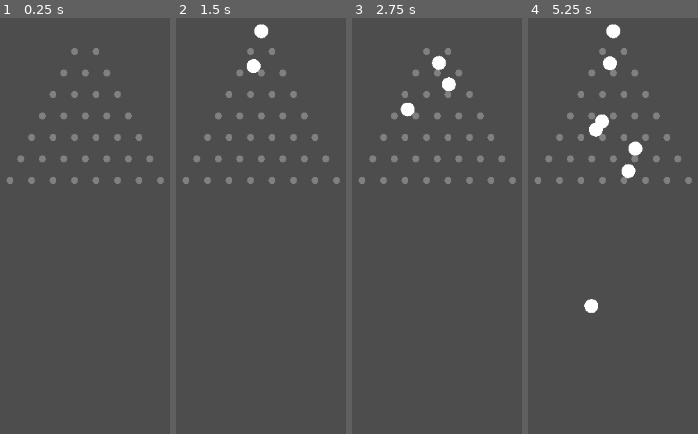
Above: before the commit, frames 1-4 (left to right).
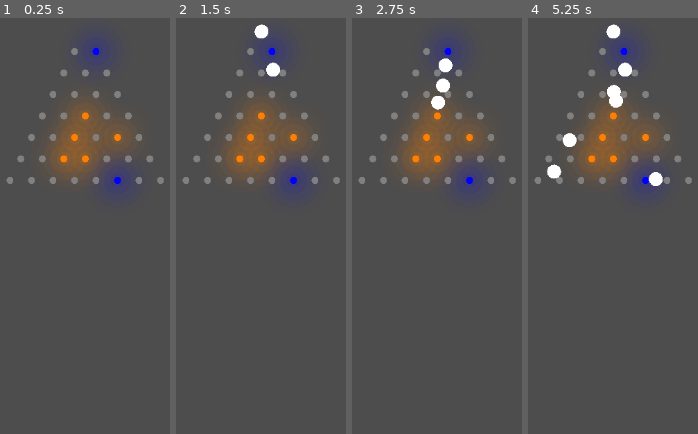
Above: after the commit, the same moments.

Repository: YouthHalo/Plinko-Balatro-like
Game: Godot game, scene res://scenes/main_game.tscn
The game is run twice, just before and just after one commit, with the same random seed, the same clock (stepped at 60 frames per second) and the same inputs.
Inputs (mouse positions are in pixels of both pictures, inside the frame that each line leads up to):
- Up to frame 1 (0.25 s): no input
- Up to frame 2 (1.5 s): tap Enter at 0.5 s; move the mouse to (outside the picture) at 0.52 s; click (outside the picture) at 0.67 s; move the mouse to (235, 230) at 1.27 s; click (235, 230) at 1.42 s
- Up to frame 3 (2.75 s): move the mouse to (outside the picture) at 2.02 s; click (outside the picture) at 2.17 s
- Up to frame 4 (5.25 s): move the mouse to (outside the picture) at 2.77 s; click (outside the picture) at 2.92 s; move the mouse to (outside the picture) at 3.52 s; click (outside the picture) at 3.67 s; move the mouse to (outside the picture) at 4.27 s; click (outside the picture) at 4.42 s; move the mouse to (outside the picture) at 5.02 s; click (outside the picture) at 5.17 s

The runs differ from the first frame. In frame 1, 6.7% of the frame differs, in the area x 29-78%, y 4-43%; in frame 2, 7.2%; in frame 3, 7.5%; in frame 4, 8.6%, in the area x 11-80%, y 1-71%.

Commit message:
Update to latest Godot version

Diff:
--- a/project.godot
+++ b/project.godot
@@ -12,7 +12,7 @@
 
 config/name="Plinko Balatro-like"
 run/main_scene="res://scenes/main_game.tscn"
-config/features=PackedStringArray("4.3", "Mobile")
+config/features=PackedStringArray("4.4", "Mobile")
 config/icon="res://icon.svg"
 
 [rendering]
--- a/scenes/main_game.tscn
+++ b/scenes/main_game.tscn
@@ -1,7 +1,8 @@
-[gd_scene load_steps=3 format=3 uid="uid://bqmneqwjhmsf7"]
+[gd_scene load_steps=4 format=3 uid="uid://bqmneqwjhmsf7"]
 
-[ext_resource type="Script" path="res://scripts/main_game.gd" id="1_d1m02"]
-[ext_resource type="Script" path="res://scripts/plinko_peg_maker.gd" id="3_sni5n"]
+[ext_resource type="Script" uid="uid://bossseiyuvinr" path="res://scripts/main_game.gd" id="1_d1m02"]
+[ext_resource type="PackedScene" uid="uid://bsma8uu1oky3l" path="res://scenes/payout_box.tscn" id="3_d2op2"]
+[ext_resource type="Script" uid="uid://dg5ms1jh4h2mt" path="res://scripts/plinko_peg_maker.gd" id="3_sni5n"]
 
 [node name="Main Game" type="Node2D"]
 script = ExtResource("1_d1m02")
@@ -9,3 +10,5 @@
 [node name="Plinko Peg Maker" type="Node2D" parent="."]
 position = Vector2(384, 65)
 script = ExtResource("3_sni5n")
+
+[node name="Payout Box" parent="." instance=ExtResource("3_d2op2")]
--- a/scenes/payout_box.tscn
+++ b/scenes/payout_box.tscn
@@ -1,8 +1,13 @@
 [gd_scene load_steps=2 format=3 uid="uid://bsma8uu1oky3l"]
 
 [sub_resource type="RectangleShape2D" id="RectangleShape2D_pw8ko"]
+size = Vector2(30, 30)
 
 [node name="Payout Box" type="StaticBody2D"]
 
 [node name="CollisionShape2D" type="CollisionShape2D" parent="."]
 shape = SubResource("RectangleShape2D_pw8ko")
+
+[node name="MeshInstance2D" type="MeshInstance2D" parent="."]
+position = Vector2(1.90735e-06, -1.78814e-06)
+scale = Vector2(30, 13.7615)
--- a/scripts/peg.gd
+++ b/scripts/peg.gd
@@ -9,7 +9,7 @@
 
 func _ready():
 	sprite.modulate = Color(0.5, 0.5, 0.5) #Grey
-	#apply_gravity()
+	apply_gravity()
 	pass
 
 func apply_gravity() -> void:
Not shown: 1 places in scenes/ball.tscn that only renumber resources
Not shown: 1 places in scenes/peg.tscn that only renumber resources
Not shown, added: scripts/ball.gd.uid
Not shown, added: scripts/gravity_visualizer.gd.uid
Not shown, added: scripts/main_game.gd.uid
Not shown, added: scripts/peg.gd.uid
Not shown, added: scripts/plinko_peg_maker.gd.uid
